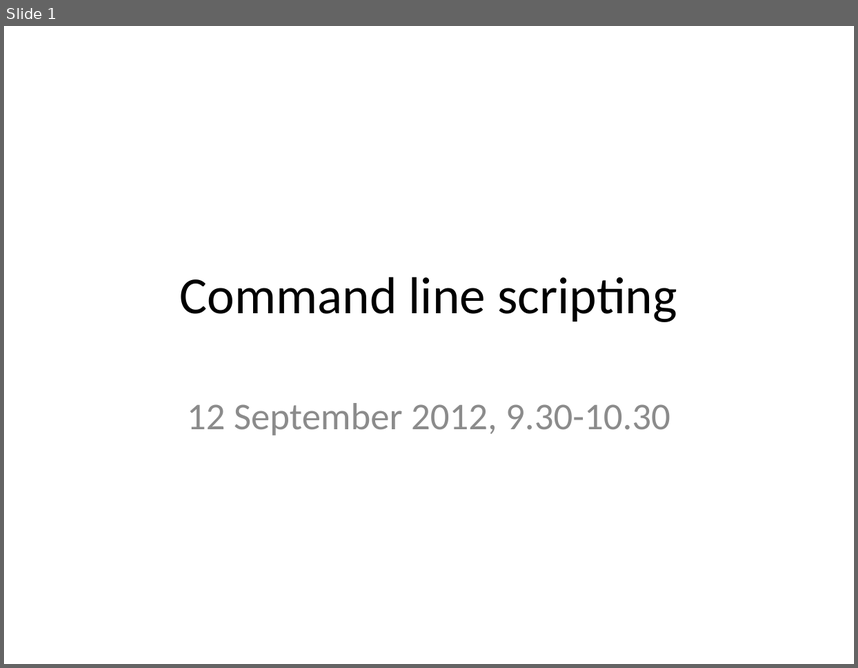
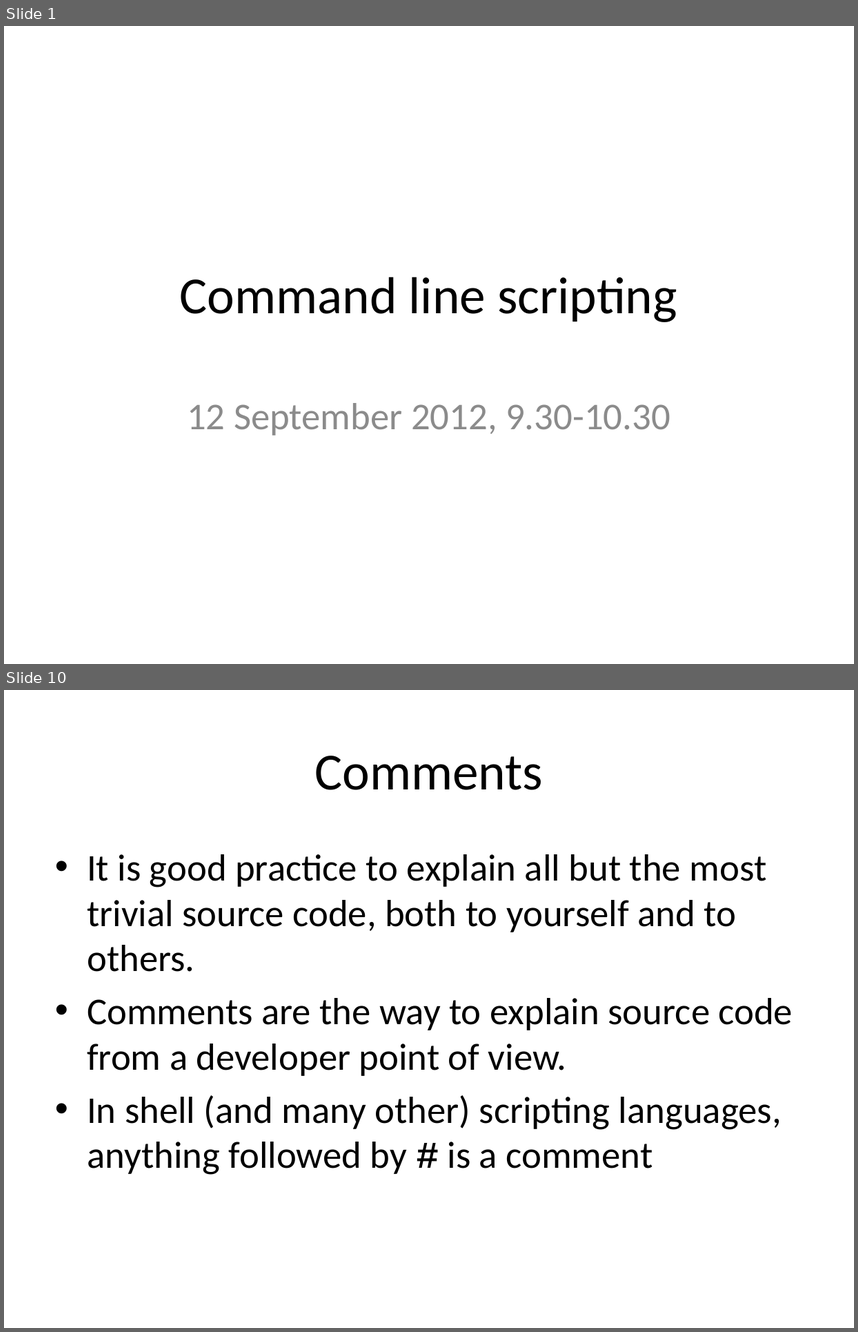
Before and after one commit to rvosa/ngs-workflows, a slide deck: doc/slides/day2/session1/CLIScripting.pptx. Shown one above the other, each under a label of ours: slide 1 before the commit, slides 1 and 10 after it; the slides between them are not shown. The pictures are 858x668 and 858x1332 pixels, drawn with LibreOffice and Linux fonts; fonts in the diff are those of the drawing. Boxes give left, top, right and bottom in pixels: in the first picture for what was removed or moved away, otherwise in the second. Text is boxed around its words. In the diff, an @@ line names an element or a change of style, - is before the commit and + after.

```diff
--- a/doc/slides/day2/session1/CLIScripting.pptx
+++ b/doc/slides/day2/session1/CLIScripting.pptx
@@ slide 10 added at (4, 690, 854, 1328), background #FFFFFF @@
@@ title added at (314, 756, 543, 790), 44 pt, text #000000 @@
+Comments
@@ text added at (87, 854, 793, 1174), 32 pt, text #000000 @@
+• It is good practice to explain all but the most trivial source code, both to yourself and to others.
+• Comments are the way to explain source code from a developer point of view.
+• In shell (and many other) scripting languages, anything followed by # is a comment
```
Also in this commit, not shown: 5 slides changed, 9 other slides added, 7 slides removed.
